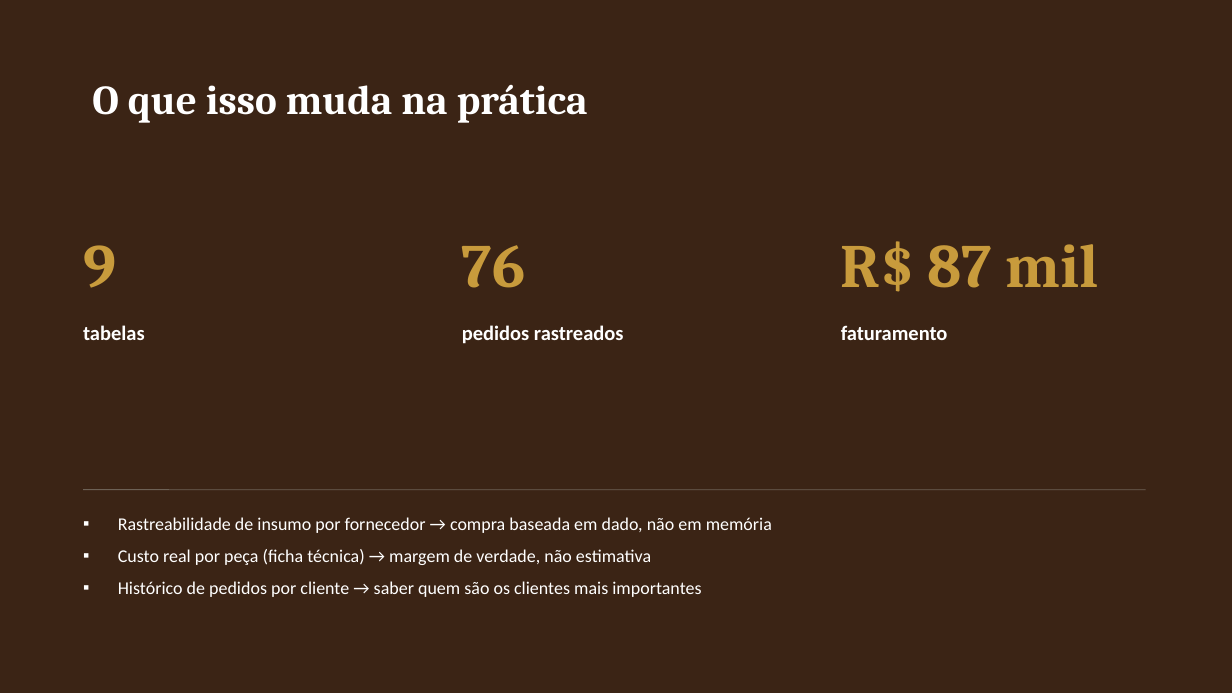
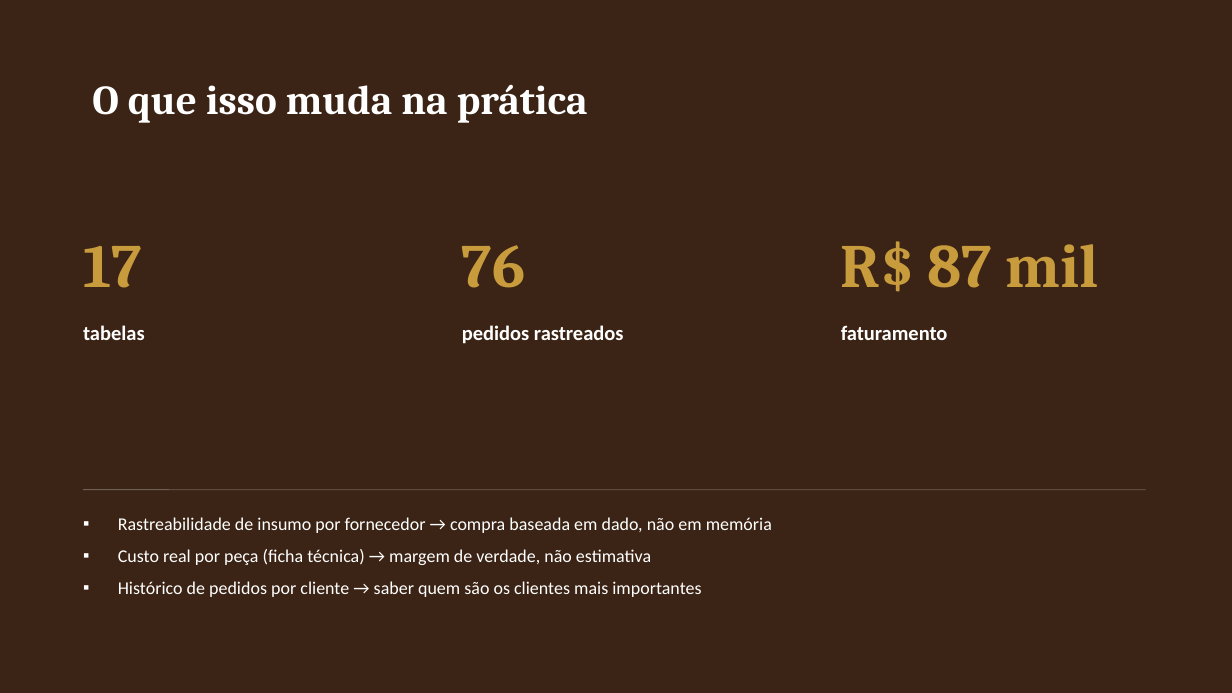
Before and after one commit to matheusmontagner8/Modelagem-de-Dados, a slide deck: slide 11 of Entrega2/apresentacao.pptx (slide 9 before the commit). Drawn at 1232x693 pixels with LibreOffice and Linux fonts; fonts in the diff are those of the drawing. Boxes give left, top, right and bottom in pixels: in the first picture for what was removed or moved away, otherwise in the second. Text is boxed around its words. In the diff, an @@ line names an element or a change of style, - is before the commit and + after.

```diff
--- a/Entrega2/apresentacao.pptx
+++ b/Entrega2/apresentacao.pptx
@@ text at bbox=[83, 246, 142, 288]: text changed @@
-9
+17
```
Also in this commit, not shown: 8 other slides changed, 2 slides added, 5 other files.
